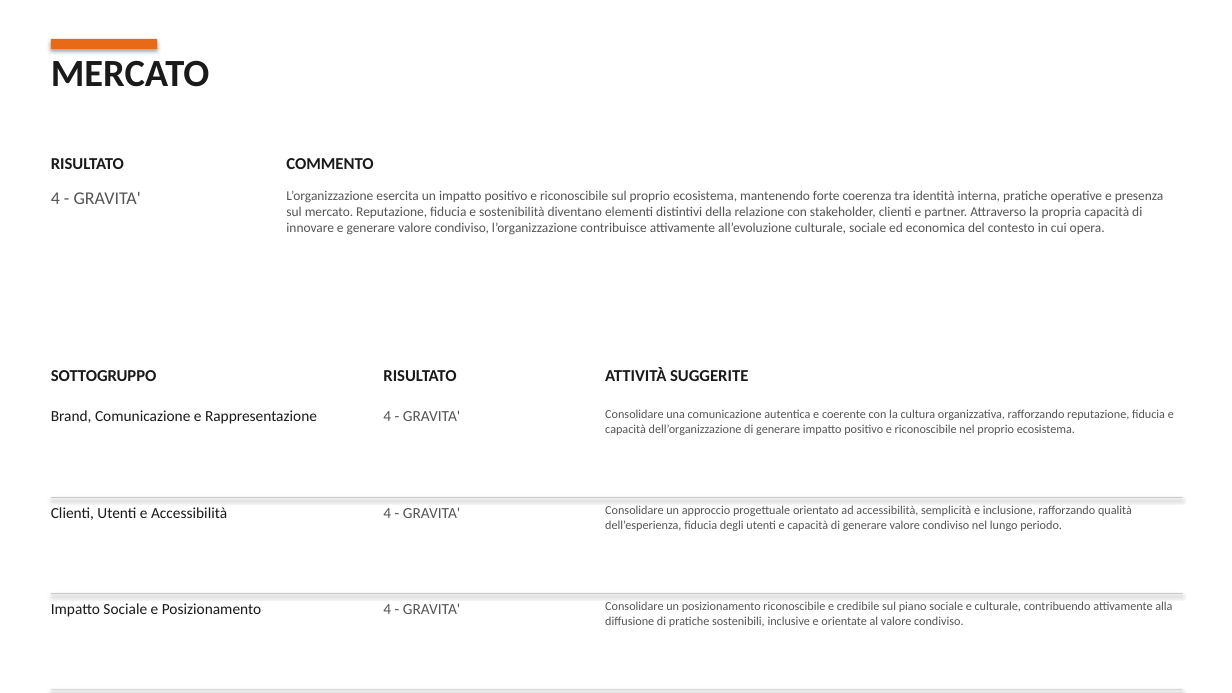
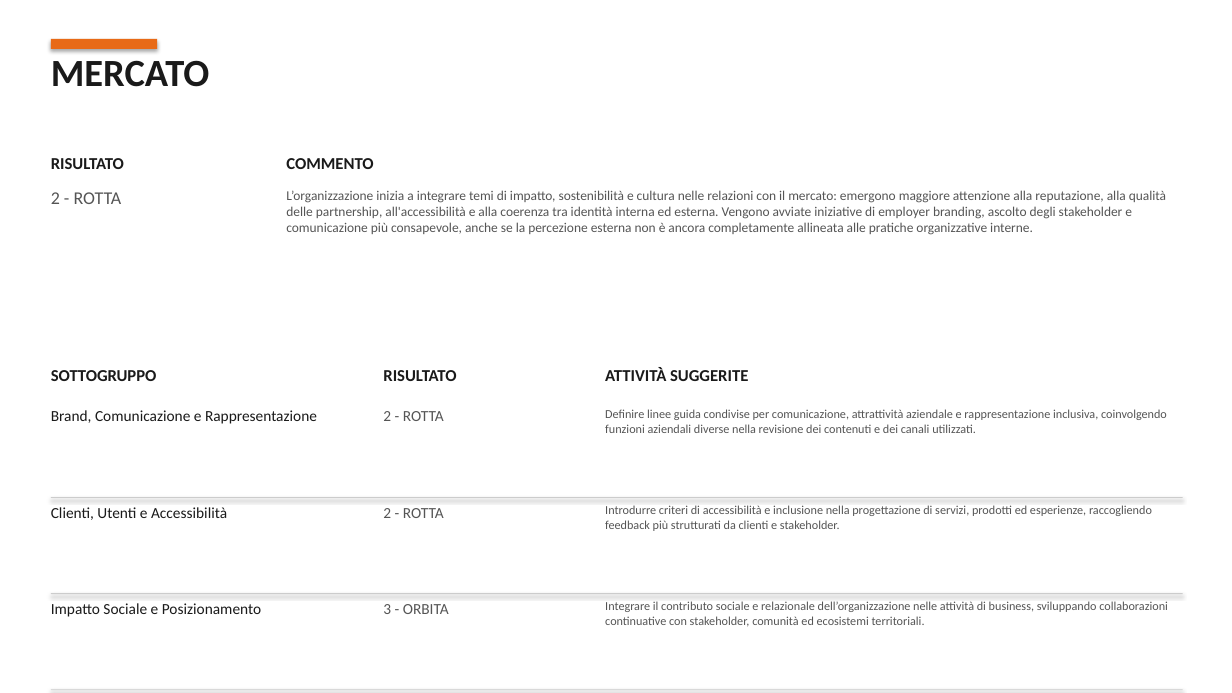
Before and after one commit to Frenz86/OsservatorioGalactica, a slide deck: slide 6 of template_esempio_compilato.pptx. Drawn at 1232x693 pixels with LibreOffice and Linux fonts; fonts in the diff are those of the drawing. Boxes give left, top, right and bottom in pixels: in the first picture for what was removed or moved away, otherwise in the second. Text is boxed around its words. In the diff, an @@ line names an element or a change of style, - is before the commit and + after.

```diff
--- a/template_esempio_compilato.pptx
+++ b/template_esempio_compilato.pptx
@@ text at box(51, 192, 122, 204): text changed @@
-4 - GRAVITA'
+2 - ROTTA
@@ text at box(286, 190, 1166, 235): text changed @@
-L’organizzazione esercita un impatto positivo e riconoscibile sul proprio ecosistema, mantenendo forte coerenza tra identità interna, pratiche operative e presenza sul mercato. Reputazione, fiducia e sostenibilità diventano elementi distintivi della relazione con stakeholder, clienti e partner. Attraverso la propria capacità di innovare e generare valore condiviso, l’organizzazione contribuisce attivamente all’evoluzione culturale, sociale ed economica del contesto in cui opera.
+L’organizzazione inizia a integrare temi di impatto, sostenibilità e cultura nelle relazioni con il mercato: emergono maggiore attenzione alla reputazione, alla qualità delle partnership, all'accessibilità e alla coerenza tra identità interna ed esterna. Vengono avviate iniziative di employer branding, ascolto degli stakeholder e comunicazione più consapevole, anche se la percezione esterna non è ancora completamente allineata alle pratiche organizzative interne.
@@ text at box(383, 411, 444, 421): text changed @@
-4 - GRAVITA'
+2 - ROTTA
@@ text at box(605, 409, 1167, 433): text changed @@
-Consolidare una comunicazione autentica e coerente con la cultura organizzativa, rafforzando reputazione, fiducia e capacità dell’organizzazione di generare impatto positivo e riconoscibile nel proprio ecosistema.
+Definire linee guida condivise per comunicazione, attrattività aziendale e rappresentazione inclusiva, coinvolgendo funzioni aziendali diverse nella revisione dei contenuti e dei canali utilizzati.
@@ text at box(383, 508, 444, 518): text changed @@
-4 - GRAVITA'
+2 - ROTTA
@@ text at box(605, 505, 1152, 531): text changed @@
-Consolidare un approccio progettuale orientato ad accessibilità, semplicità e inclusione, rafforzando qualità dell’esperienza, fiducia degli utenti e capacità di generare valore condiviso nel lungo periodo.
+Introdurre criteri di accessibilità e inclusione nella progettazione di servizi, prodotti ed esperienze, raccogliendo feedback più strutturati da clienti e stakeholder.
@@ text at box(383, 604, 449, 614): text changed @@
-4 - GRAVITA'
+3 - ORBITA
@@ text at box(605, 601, 1168, 627): text changed @@
-Consolidare un posizionamento riconoscibile e credibile sul piano sociale e culturale, contribuendo attivamente alla diffusione di pratiche sostenibili, inclusive e orientate al valore condiviso.
+Integrare il contributo sociale e relazionale dell’organizzazione nelle attività di business, sviluppando collaborazioni continuative con stakeholder, comunità ed ecosistemi territoriali.
```
Also in this commit, not shown: 4 other slides changed, 1 slide added, 1 slide removed, 4 other files.
